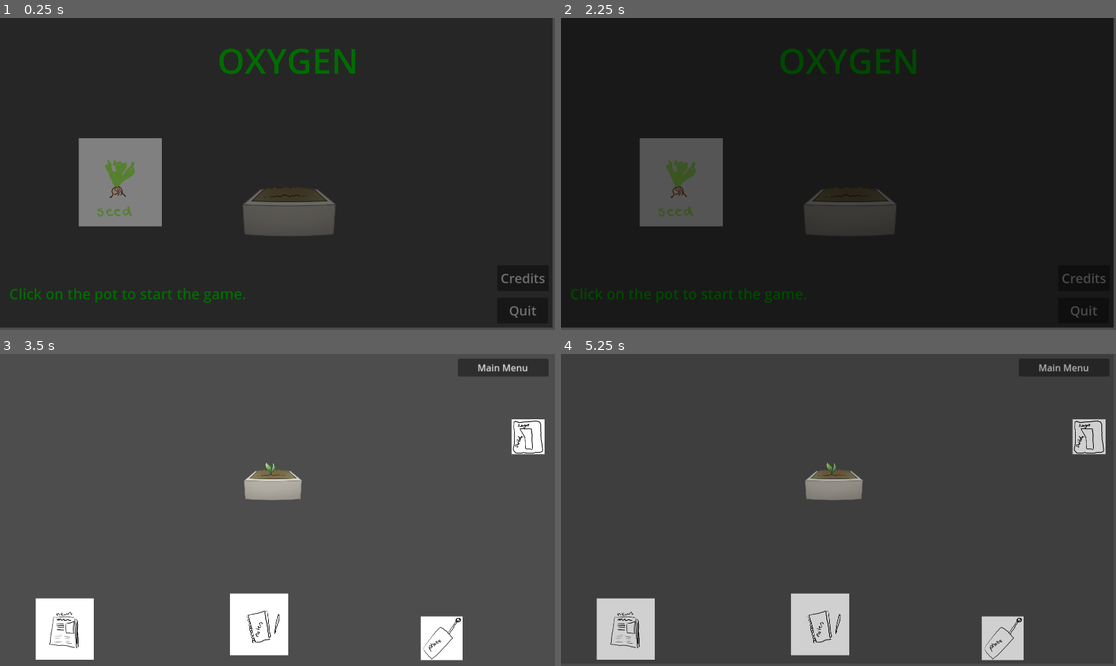
Above: before the commit, frames 1-4 (two rows, left to right).
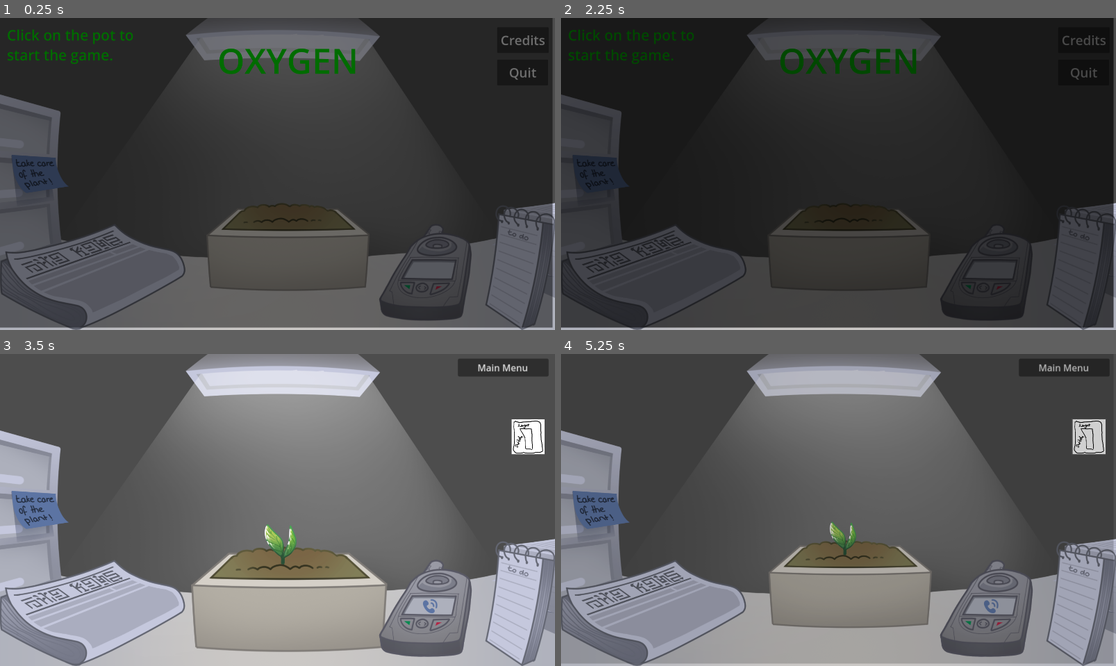
Above: after the commit, the same moments.

Repository: gringames/fem-devs-jam-24
Game: Godot game, scene res://menus/main_menu.tscn
Two runs of this game, one before a commit and one after it. Both use one fixed random seed, a clock stepped at 60 frames per second and the inputs below. Sound files missing from this copy of the repository are replaced by a short silence.
Inputs (mouse positions are in pixels of both pictures, inside the frame that each line leads up to; where the layout moved, square brackets give the same spot in the first picture):
- Up to frame 1 (0.25 s): no input
- Up to frame 2 (2.25 s): click "Credits" at 0.5 s; tap Enter at 1.25 s; move the mouse to (960, 158) at 1.27 s; click (960, 158) at 1.35 s; click "Back to Main Menu" at 2 s
- Up to frame 3 (3.5 s): click (288, 581) [299, 553] at 2.75 s
- Up to frame 4 (5.25 s): click (1088, 438) at 3.5 s; click (1088, 438) at 4.25 s; click (1088, 438) at 5 s

The runs differ from the first frame. In frame 1, 49% of the frame differs, in the area x 0-100%, y 0-100%; in frame 2, 39%; in frame 3, 62%; in frame 4, 59%.

Commit message:
add art and make phone ring properly

Diff:
--- a/femdevsjam24/Features/ClickableObjects/Newspaper.tscn
+++ b/femdevsjam24/Features/ClickableObjects/Newspaper.tscn
@@ -1,16 +1,16 @@
 [gd_scene load_steps=4 format=3 uid="uid://dhbx1ybr467b2"]
 
 [ext_resource type="Script" path="res://Features/ClickableObjects/open_newspaper.gd" id="1_0fys1"]
-[ext_resource type="Texture2D" uid="uid://rrhm1bqfqqok" path="res://Art/news.png" id="2_yy4p0"]
+[ext_resource type="Texture2D" uid="uid://bqnavax22s0vv" path="res://Art/Counter/newspaper.png" id="2_mwx7o"]
 [ext_resource type="PackedScene" uid="uid://cr8ow5elky823" path="res://Features/ClickableObjects/Clickable.tscn" id="3_ujdy3"]
 
 [node name="Newspaper" type="Node2D"]
 script = ExtResource("1_0fys1")
 
 [node name="NewspaperVisual" type="Sprite2D" parent="."]
-texture = ExtResource("2_yy4p0")
+texture = ExtResource("2_mwx7o")
 
 [node name="Clickable" parent="NewspaperVisual" node_paths=PackedStringArray("visuals") instance=ExtResource("3_ujdy3")]
 position = Vector2(0, -6.10352e-05)
-scale = Vector2(15.6381, -16.0489)
+scale = Vector2(32.4676, -19.3049)
 visuals = [NodePath("..")]
--- a/femdevsjam24/Features/ClickableObjects/Notebook.tscn
+++ b/femdevsjam24/Features/ClickableObjects/Notebook.tscn
@@ -1,16 +1,16 @@
 [gd_scene load_steps=4 format=3 uid="uid://b78moksmavcck"]
 
 [ext_resource type="Script" path="res://Features/ClickableObjects/open_task_list.gd" id="1_xijsn"]
-[ext_resource type="Texture2D" uid="uid://bsp1yj4mjsnft" path="res://Art/notes.png" id="2_xaom2"]
+[ext_resource type="Texture2D" uid="uid://nuhjno4to41e" path="res://Art/Counter/notebook.png" id="2_gnje4"]
 [ext_resource type="PackedScene" uid="uid://cr8ow5elky823" path="res://Features/ClickableObjects/Clickable.tscn" id="3_fmukm"]
 
 [node name="NoteBook" type="Node2D"]
 script = ExtResource("1_xijsn")
 
 [node name="Notebook" type="Sprite2D" parent="."]
-texture = ExtResource("2_xaom2")
+texture = ExtResource("2_gnje4")
 
 [node name="Clickable" parent="Notebook" node_paths=PackedStringArray("visuals") instance=ExtResource("3_fmukm")]
 position = Vector2(0, -6.10352e-05)
-scale = Vector2(15.6381, -16.0489)
+scale = Vector2(13.1951, -22.4442)
 visuals = [NodePath("..")]
--- a/femdevsjam24/Features/ClickableObjects/Phone.tscn
+++ b/femdevsjam24/Features/ClickableObjects/Phone.tscn
@@ -1,16 +1,28 @@
-[gd_scene load_steps=4 format=3 uid="uid://c60w1gih8xyxv"]
+[gd_scene load_steps=7 format=3 uid="uid://c60w1gih8xyxv"]
 
-[ext_resource type="Texture2D" uid="uid://ctdm5imdtd77o" path="res://Art/phone.png" id="1_d2dhw"]
-[ext_resource type="Script" path="res://Features/ClickableObjects/open_text_box.gd" id="1_kqa2j"]
+[ext_resource type="Script" path="res://Features/ClickableObjects/phone.gd" id="1_kqa2j"]
 [ext_resource type="PackedScene" uid="uid://cr8ow5elky823" path="res://Features/ClickableObjects/Clickable.tscn" id="2_4mhec"]
+[ext_resource type="Texture2D" uid="uid://blb521urs6j4q" path="res://Art/Counter/cellphone_call.png" id="2_hl4dy"]
+[ext_resource type="Texture2D" uid="uid://c0gltx8a47cxc" path="res://Art/Counter/cellphone_nocall.png" id="4_msqhh"]
+[ext_resource type="AudioStream" uid="uid://b32w7osl8bbh3" path="res://Sounds/Phone ring.wav" id="5_u6w3s"]
+[ext_resource type="AudioStream" uid="uid://diegvw5mewo4j" path="res://Sounds/Phone pick up.wav" id="6_5frcb"]
 
 [node name="Phone" type="Node2D"]
 script = ExtResource("1_kqa2j")
 
+[node name="Notebook2" type="Sprite2D" parent="."]
+texture = ExtResource("4_msqhh")
+
 [node name="Phone" type="Sprite2D" parent="."]
-texture = ExtResource("1_d2dhw")
+texture = ExtResource("2_hl4dy")
 
 [node name="Clickable" parent="Phone" node_paths=PackedStringArray("visuals") instance=ExtResource("2_4mhec")]
 position = Vector2(0, -6.10352e-05)
 scale = Vector2(15.6381, -16.0489)
 visuals = [NodePath("..")]
+
+[node name="AudioRing" type="AudioStreamPlayer" parent="."]
+stream = ExtResource("5_u6w3s")
+
+[node name="AudioPickUp" type="AudioStreamPlayer" parent="."]
+stream = ExtResource("6_5frcb")
--- a/femdevsjam24/Features/ClickableObjects/open_text_box.gd
+++ /dev/null
@@ -1,13 +0,0 @@
-extends Node2D
-
-@export var text_box: TextBox
-
-var clickable: Clickable
-
-func _ready() -> void:
-	clickable = $Phone/Clickable
-	clickable.connect("mouse_clicked_on_object", _show_text_box)
-
-
-func _show_text_box() -> void:
-	text_box.appear()
--- /dev/null
+++ b/femdevsjam24/Features/ClickableObjects/phone.gd
@@ -0,0 +1,42 @@
+extends Node2D
+class_name Phone
+
+@export var text_box: TextBox
+
+var clickable: Clickable
+var audioRing: AudioStreamPlayer
+var audioPickUp: AudioStreamPlayer
+
+
+
+func _ready() -> void:
+	clickable = $Phone/Clickable
+	audioRing = $AudioRing
+	audioPickUp = $AudioPickUp
+	clickable.connect("mouse_clicked_on_object", _on_clicked)
+
+
+func _on_clicked() -> void:
+	text_box.appear()
+	_stop_ringing()
+	_play_pickup_sound()
+	hide()
+
+
+func ring() -> void:
+	show()
+	_repeatedlyRing()
+
+
+func _repeatedlyRing() -> void:
+	audioRing.play()
+	await audioRing.finished
+	ring()
+
+
+func _stop_ringing() -> void:
+	audioRing.stop()
+
+
+func _play_pickup_sound() -> void:
+	audioPickUp.play()
--- a/femdevsjam24/Features/Plant/plant.tscn
+++ b/femdevsjam24/Features/Plant/plant.tscn
@@ -17,15 +17,12 @@
 
 [node name="PotVisual" type="Sprite2D" parent="."]
 position = Vector2(7.62939e-06, 7.62939e-06)
-scale = Vector2(0.088655, 0.088655)
 texture = ExtResource("2_7am0f")
 
 [node name="PlantVisual" type="Sprite2D" parent="."]
 position = Vector2(7.62939e-06, 7.62939e-06)
-scale = Vector2(0.088655, 0.088655)
-texture = ExtResource("2_7am0f")
 
 [node name="Clickable" parent="." node_paths=PackedStringArray("visuals") instance=ExtResource("2_ymos1")]
 position = Vector2(0, -9.53674e-07)
-scale = Vector2(3.8, 4.7235)
+scale = Vector2(30.2349, 48.5348)
 visuals = [NodePath("../PotVisual"), NodePath("../PlantVisual")]
--- a/femdevsjam24/Features/day_cycle/day_manager.gd
+++ b/femdevsjam24/Features/day_cycle/day_manager.gd
@@ -9,6 +9,7 @@
 @export var fade: BlackFade
 @export var audioStreamPlayer: AudioStreamPlayer
 @export var audioTrackHandler: TrackHandler
+@export var phone: Phone
 
 
 var day_info: Dictionary = {
@@ -236,6 +237,7 @@
 	plant.connect("clicked_plant", _on_plant_clicked)
 	fade.connect("fade_out_finished", _start_day)
 	fade.connect("fade_in_finished", _next_day)
+	phone.hide()
 	_start_day()
 
 
@@ -256,7 +258,6 @@
 
 func _next_day() -> void:
 	print("current day: ", current_day)
-
 	_handle_day()
 
 
@@ -266,7 +267,11 @@
 
 	var current_calls: Array = day_info[current_day][calls_key]
 	if _is_call_happening_today(current_calls):
+		phone.ring()
+		phone.show()
 		_set_up_phone_call(current_calls)
+	else:
+		phone.hide()
 
 	var current_tasks: Array = day_info[current_day][tasks_key]
 	_set_up_task_list(current_tasks)
--- /dev/null
+++ b/femdevsjam24/Game/Background.tscn
@@ -0,0 +1,36 @@
+[gd_scene load_steps=7 format=3 uid="uid://cl1gpg5puexqu"]
+
+[ext_resource type="Texture2D" uid="uid://0dclu50pqptn" path="res://Art/Counter/counter.png" id="1_cu7m5"]
+[ext_resource type="Texture2D" uid="uid://d3s4ubqdv63m4" path="res://Art/Counter/lamp.png" id="2_80c1t"]
+[ext_resource type="Texture2D" uid="uid://bqnavax22s0vv" path="res://Art/Counter/newspaper.png" id="3_hrqxr"]
+[ext_resource type="Texture2D" uid="uid://nuhjno4to41e" path="res://Art/Counter/notebook.png" id="4_p0f52"]
+[ext_resource type="Texture2D" uid="uid://c0gltx8a47cxc" path="res://Art/Counter/cellphone_nocall.png" id="5_t8ejx"]
+[ext_resource type="Texture2D" uid="uid://bel1dyr6sigsc" path="res://Art/Plant/0_Pot_Dry.png" id="6_b3iob"]
+
+[node name="Background" type="Node2D"]
+
+[node name="Counter" type="Sprite2D" parent="."]
+texture = ExtResource("1_cu7m5")
+centered = false
+
+[node name="Lamp" type="Sprite2D" parent="."]
+texture = ExtResource("2_80c1t")
+centered = false
+
+[node name="Newspaper" type="Sprite2D" parent="."]
+position = Vector2(0, 712)
+texture = ExtResource("3_hrqxr")
+centered = false
+
+[node name="Notebook" type="Sprite2D" parent="."]
+position = Vector2(1800, 864)
+texture = ExtResource("4_p0f52")
+
+[node name="CellphoneNocall" type="Sprite2D" parent="."]
+position = Vector2(1472, 880)
+texture = ExtResource("5_t8ejx")
+
+[node name="0PotDry" type="Sprite2D" parent="."]
+position = Vector2(496, 32)
+texture = ExtResource("6_b3iob")
+centered = false
--- a/femdevsjam24/Game/game.tscn
+++ b/femdevsjam24/Game/game.tscn
@@ -1,9 +1,14 @@
-[gd_scene load_steps=22 format=3 uid="uid://b2ffyvuyqw2vg"]
+[gd_scene load_steps=27 format=3 uid="uid://b2ffyvuyqw2vg"]
 
+[ext_resource type="Texture2D" uid="uid://0dclu50pqptn" path="res://Art/Counter/counter.png" id="1_ru2wo"]
+[ext_resource type="Texture2D" uid="uid://d3s4ubqdv63m4" path="res://Art/Counter/lamp.png" id="2_jsnd2"]
+[ext_resource type="Texture2D" uid="uid://bqnavax22s0vv" path="res://Art/Counter/newspaper.png" id="3_bs44s"]
 [ext_resource type="Script" path="res://Buttons/open_scene.gd" id="3_k2dps"]
 [ext_resource type="Texture2D" uid="uid://cn0vhveeyl7qg" path="res://Art/light_switch.png" id="3_ws5hu"]
-[ext_resource type="PackedScene" uid="uid://dji4jtqq2jpyq" path="res://Text/Input/text_input.tscn" id="5_ue57g"]
+[ext_resource type="Texture2D" uid="uid://nuhjno4to41e" path="res://Art/Counter/notebook.png" id="4_vbbta"]
+[ext_resource type="Texture2D" uid="uid://c0gltx8a47cxc" path="res://Art/Counter/cellphone_nocall.png" id="5_g17cm"]
 [ext_resource type="Script" path="res://Features/day_cycle/day_manager.gd" id="6_i1hnc"]
+[ext_resource type="Texture2D" uid="uid://bel1dyr6sigsc" path="res://Art/Plant/0_Pot_Dry.png" id="6_l2jbh"]
 [ext_resource type="PackedScene" uid="uid://diix6rtcrr4eq" path="res://Features/Plant/plant.tscn" id="6_ownbs"]
 [ext_resource type="PackedScene" uid="uid://d277a41su2sdk" path="res://Text/Box/text_box.tscn" id="6_rjoll"]
 [ext_resource type="PackedScene" uid="uid://cdbw55po5v68o" path="res://Game/black_fade.tscn" id="12_lr51w"]
@@ -25,9 +30,37 @@
 [node name="Game" type="Node2D"]
 position = Vector2(424, 184)
 
-[node name="TextInput" parent="." instance=ExtResource("5_ue57g")]
+[node name="Background" type="Node2D" parent="."]
+position = Vector2(-424, -184)
+
+[node name="Counter" type="Sprite2D" parent="Background"]
+texture = ExtResource("1_ru2wo")
+centered = false
+
+[node name="Lamp" type="Sprite2D" parent="Background"]
+texture = ExtResource("2_jsnd2")
+centered = false
+
+[node name="Newspaper" type="Sprite2D" parent="Background"]
 visible = false
-metadata/_edit_use_anchors_ = true
+position = Vector2(0, 712)
+texture = ExtResource("3_bs44s")
+centered = false
+
+[node name="Notebook" type="Sprite2D" parent="Background"]
+visible = false
+position = Vector2(1800, 864)
+texture = ExtResource("4_vbbta")
+
+[node name="CellphoneNocall" type="Sprite2D" parent="Background"]
+position = Vector2(1472, 880)
+texture = ExtResource("5_g17cm")
+
+[node name="0PotDry" type="Sprite2D" parent="Background"]
+visible = false
+position = Vector2(496, 32)
+texture = ExtResource("6_l2jbh")
+centered = false
 
 [node name="MainMenuButton" type="Button" parent="."]
 anchors_preset = 1
@@ -63,12 +96,11 @@
 metadata/_edit_use_anchors_ = true
 
 [node name="Plant" parent="." instance=ExtResource("6_ownbs")]
-position = Vector2(520, 176)
-scale = Vector2(4, 4)
+position = Vector2(576, 352)
 
 [node name="Logic" type="Node" parent="."]
 
-[node name="DayManager" type="Node" parent="Logic" node_paths=PackedStringArray("next_day_button", "phone_call_text_box", "task_list", "newspaper", "plant", "fade", "audioStreamPlayer", "audioTrackHandler")]
+[node name="DayManager" type="Node" parent="Logic" node_paths=PackedStringArray("next_day_button", "phone_call_text_box", "task_list", "newspaper", "plant", "fade", "audioStreamPlayer", "audioTrackHandler", "phone")]
 script = ExtResource("6_i1hnc")
 next_day_button = NodePath("../../NextDayButton")
 phone_call_text_box = NodePath("../../TextBox")
@@ -78,6 +110,7 @@
 fade = NodePath("../BlackFadeCanvasLayer")
 audioStreamPlayer = NodePath("../AudioStreamPlayer")
 audioTrackHandler = NodePath("../TrackHandler")
+phone = NodePath("../../Phone")
 
 [node name="TrackHandler" type="Node" parent="Logic"]
 script = ExtResource("13_towrx")
@@ -88,29 +121,30 @@
 [node name="BlackFadeCanvasLayer" parent="Logic" instance=ExtResource("12_lr51w")]
 fade_speed = 1.0
 
+[node name="Flicker" parent="Logic" instance=ExtResource("21_gp6uu")]
+position = Vector2(440, 184)
+
 [node name="TextBox" parent="." instance=ExtResource("6_rjoll")]
+visible = false
 position = Vector2(-96, -200)
 
 [node name="Phone" parent="." node_paths=PackedStringArray("text_box") instance=ExtResource("14_3hl40")]
-position = Vector2(1104, 800)
-scale = Vector2(0.506317, 0.497595)
+position = Vector2(1048, 696)
 text_box = NodePath("../TextBox")
 
 [node name="NoteBook" parent="." node_paths=PackedStringArray("text_box") instance=ExtResource("15_lu1wx")]
-position = Vector2(472, 752)
-scale = Vector2(0.7, 0.7)
+position = Vector2(1376, 680)
 text_box = NodePath("../TaskList")
 
 [node name="TaskList" parent="." instance=ExtResource("16_cw5wg")]
+visible = false
 position = Vector2(-176, 200)
 
 [node name="NewspaperArticle" parent="." instance=ExtResource("13_k3c02")]
+visible = false
 position = Vector2(-488, -256)
 scale = Vector2(0.7, 0.7)
 
 [node name="Newspaper" parent="." node_paths=PackedStringArray("article") instance=ExtResource("18_hng1r")]
-position = Vector2(-200, 768)
-scale = Vector2(0.7, 0.7)
+position = Vector2(-104, 712)
 article = NodePath("../NewspaperArticle")
-
-[node name="Flicker" parent="." instance=ExtResource("21_gp6uu")]
--- a/femdevsjam24/menus/main_menu.tscn
+++ b/femdevsjam24/menus/main_menu.tscn
@@ -1,10 +1,9 @@
-[gd_scene load_steps=11 format=3 uid="uid://dwep1hx2ss3np"]
+[gd_scene load_steps=10 format=3 uid="uid://dwep1hx2ss3np"]
 
 [ext_resource type="Script" path="res://Buttons/open_scene.gd" id="1_jfuih"]
 [ext_resource type="Script" path="res://menus/main_menu.gd" id="1_t0b0h"]
+[ext_resource type="PackedScene" uid="uid://cl1gpg5puexqu" path="res://Game/Background.tscn" id="2_41n3b"]
 [ext_resource type="Script" path="res://menus/quit_game.gd" id="2_a1ba0"]
-[ext_resource type="Texture2D" uid="uid://bh1hvrkl581ju" path="res://Art/Plant/seed.png" id="3_kqxqe"]
-[ext_resource type="Texture2D" uid="uid://bel1dyr6sigsc" path="res://Art/Plant/0_Pot_Dry.png" id="4_dvwtc"]
 [ext_resource type="Script" path="res://menus/fade_to_game.gd" id="4_yqeo2"]
 [ext_resource type="PackedScene" uid="uid://cdbw55po5v68o" path="res://Game/black_fade.tscn" id="5_wm6mt"]
 [ext_resource type="AudioStream" uid="uid://dq70fyd5nd11g" path="res://Music/Day 0 Soundscape Room Noise.mp3" id="7_ewkgf"]
@@ -14,31 +13,41 @@
 [node name="Node2D" type="Node2D"]
 script = ExtResource("1_t0b0h")
 
+[node name="Background" parent="." instance=ExtResource("2_41n3b")]
+
+[node name="Button" type="Button" parent="Background" node_paths=PackedStringArray("fade")]
+offset_left = 704.0
+offset_top = 616.0
+offset_right = 1280.0
+offset_bottom = 968.0
+flat = true
+script = ExtResource("4_yqeo2")
+sceneToOpenPath = "res://Game/game.tscn"
+fade = NodePath("../../BlackFadeCanvasLayer")
+
+[node name="ScalableButton" parent="Background/Button" instance=ExtResource("7_mykxu")]
+
 [node name="CreditsButton" type="Button" parent="."]
 offset_left = 1720.0
-offset_top = 856.0
+offset_top = 32.0
 offset_right = 1898.0
-offset_bottom = 945.0
+offset_bottom = 121.0
 size_flags_vertical = 3
 theme_override_font_sizes/font_size = 45
 text = "Credits"
 script = ExtResource("1_jfuih")
 sceneToOpenPath = "res://menus/credits.tscn"
 
-[node name="ScalableButton" parent="CreditsButton" instance=ExtResource("7_mykxu")]
-
 [node name="QuitButton" type="Button" parent="."]
 offset_left = 1720.0
-offset_top = 968.0
+offset_top = 144.0
 offset_right = 1896.0
-offset_bottom = 1057.0
+offset_bottom = 233.0
 size_flags_vertical = 3
 theme_override_font_sizes/font_size = 45
 text = "Quit
 "
 script = ExtResource("2_a1ba0")
-
-[node name="ScalableButton" parent="QuitButton" instance=ExtResource("7_mykxu")]
 
 [node name="GameNameRTL" type="RichTextLabel" parent="."]
 custom_minimum_size = Vector2(100, 100)
@@ -55,37 +64,16 @@
 
 [node name="GameNameRTL2" type="RichTextLabel" parent="."]
 custom_minimum_size = Vector2(100, 100)
-offset_left = 32.0
-offset_top = 920.0
-offset_right = 976.0
-offset_bottom = 1112.0
+offset_left = 24.0
+offset_top = 24.0
+offset_right = 560.0
+offset_bottom = 216.0
 size_flags_vertical = 3
 theme_override_colors/default_color = Color(0, 0.85098, 0, 1)
 theme_override_font_sizes/normal_font_size = 50
 bbcode_enabled = true
 text = "Click on the pot to start the game."
 text_direction = 1
-
-[node name="Seed" type="Sprite2D" parent="."]
-position = Vector2(416, 568)
-texture = ExtResource("3_kqxqe")
-
-[node name="0PotDry" type="Sprite2D" parent="."]
-position = Vector2(1000, 520)
-scale = Vector2(0.572, 0.572)
-texture = ExtResource("4_dvwtc")
-
-[node name="Button" type="Button" parent="0PotDry" node_paths=PackedStringArray("fade")]
-offset_left = -322.0
-offset_top = 56.0
-offset_right = 321.0
-offset_bottom = 448.0
-flat = true
-script = ExtResource("4_yqeo2")
-sceneToOpenPath = "res://Game/game.tscn"
-fade = NodePath("../../BlackFadeCanvasLayer")
-
-[node name="ScalableButton" parent="0PotDry/Button" instance=ExtResource("7_mykxu")]
 
 [node name="BlackFadeCanvasLayer" parent="." instance=ExtResource("5_wm6mt")]
 
@@ -94,3 +82,4 @@
 autoplay = true
 
 [node name="Flicker" parent="." instance=ExtResource("9_tphpq")]
+position = Vector2(2712, 408)
Renamed: femdevsjam24/Art/Plant/cellphone_call.png -> femdevsjam24/Art/Counter/cellphone_call.png
Not shown, added: femdevsjam24/Art/Counter/cellphone_call.png.import
Renamed: femdevsjam24/Art/Plant/cellphone_nocall.png -> femdevsjam24/Art/Counter/cellphone_nocall.png
Not shown, added: femdevsjam24/Art/Counter/cellphone_nocall.png.import
Renamed: femdevsjam24/Art/Plant/counter.png -> femdevsjam24/Art/Counter/counter.png
Not shown, added: femdevsjam24/Art/Counter/counter.png.import
Renamed: femdevsjam24/Art/Plant/lamp.png -> femdevsjam24/Art/Counter/lamp.png
Not shown, added: femdevsjam24/Art/Counter/lamp.png.import
Renamed: femdevsjam24/Art/Plant/newspaper.png -> femdevsjam24/Art/Counter/newspaper.png
Not shown, added: femdevsjam24/Art/Counter/newspaper.png.import
Renamed: femdevsjam24/Art/Plant/newspaper_article.png -> femdevsjam24/Art/Counter/newspaper_article.png
Not shown, added: femdevsjam24/Art/Counter/newspaper_article.png.import
(and 18 more such lines)
